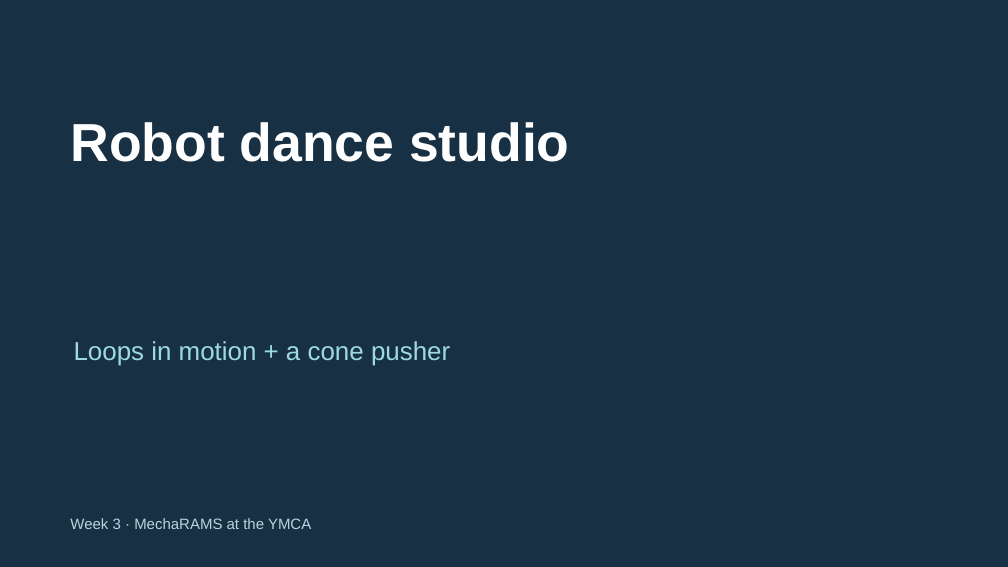
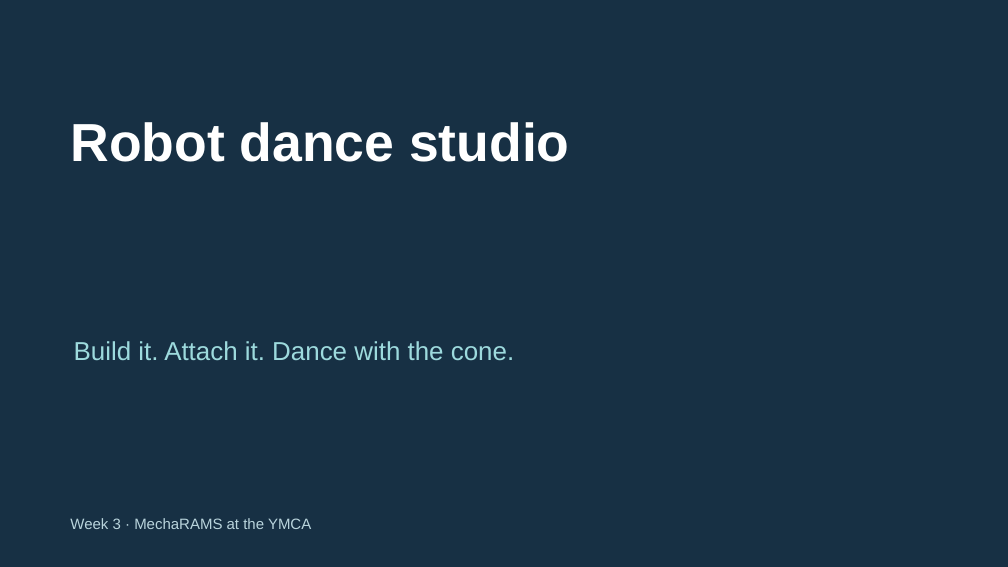
Before and after one commit to FRC999/YMCA-SPIKE-education, a slide deck: slide 1 of 03_Presentations/W03_dance.pptx. Drawn at 1008x567 pixels with LibreOffice and Linux fonts; fonts in the diff are those of the drawing. Boxes give left, top, right and bottom in pixels: in the first picture for what was removed or moved away, otherwise in the second. Text is boxed around its words. In the diff, an @@ line names an element or a change of style, - is before the commit and + after.

Commit message:
Test attached cone pushers during the Week 3 dance including turns

```diff
--- a/03_Presentations/W03_dance.pptx
+++ b/03_Presentations/W03_dance.pptx
@@ text at [74,341,514,360]: text changed @@
-Loops in motion + a cone pusher
+Build it. Attach it. Dance with the cone.
```
Also in this commit, not shown: 5 other slides changed, 23 other files.
